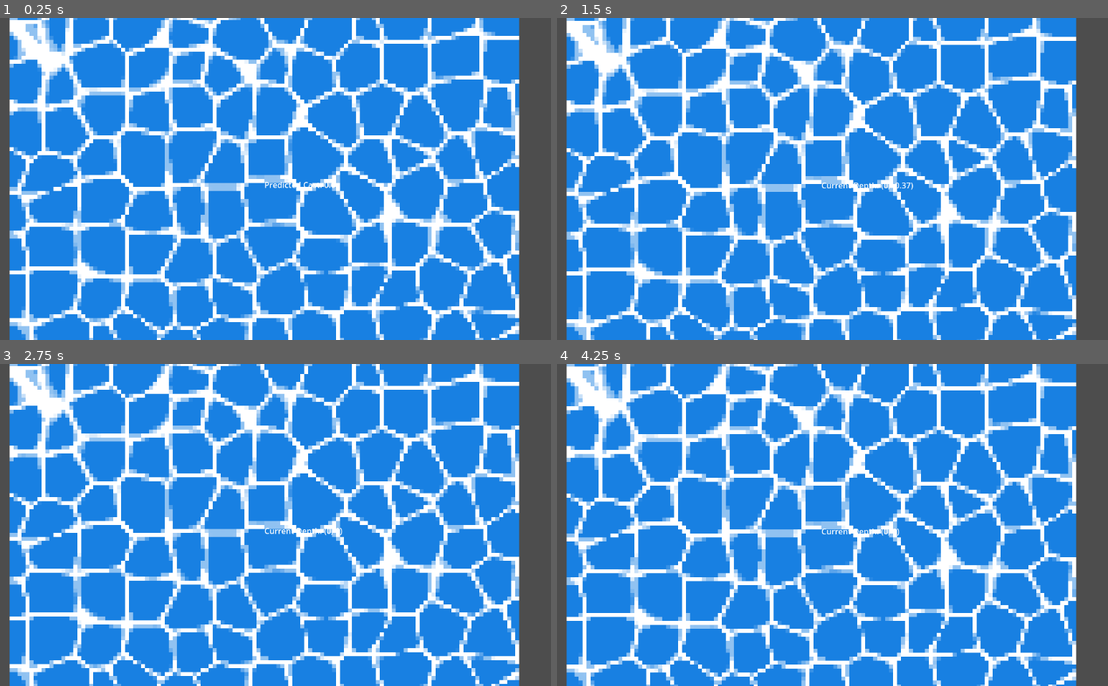
Above: before the commit, frames 1-4 (two rows, left to right).
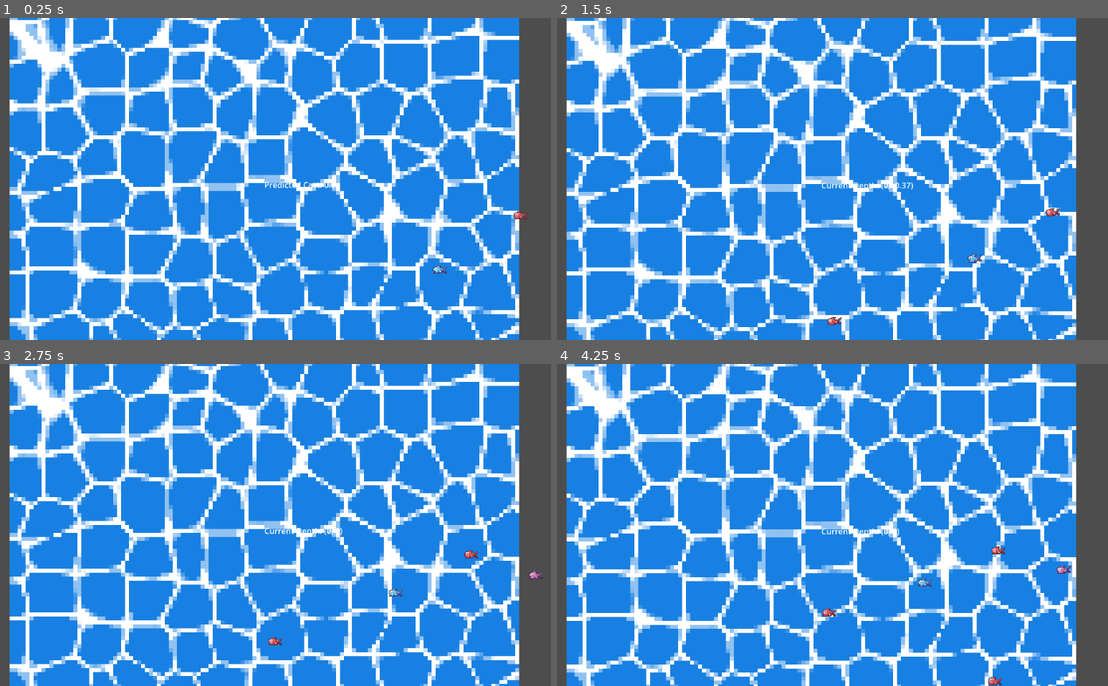
Above: after the commit, the same moments.

Repository: manspider-thatdev/fishing-game
Game: Godot game, scene res://scenes/main.tscn
Same seed, same stepped clock (60 frames per second), same inputs: the game is played once before the commit and once after it.
Inputs:
- Up to frame 1 (0.25 s): no input
- Up to frame 2 (1.5 s): hold D (right) 0.53-1.28 s; hold Space (space) 0.53-1.28 s; hold S (down) from 1.28 s (still down); tap Space (space) at 1.35 s
- Up to frame 3 (2.75 s): release S (down) at 2.03 s; hold D (right) from 2.03 s (still down); hold Space (space) from 2.03 s (still down)
- Up to frame 4 (4.25 s): release D (right) at 2.78 s; release Space (space) at 2.78 s; hold W (up) 2.78-3.53 s; tap Space (space) at 2.85 s; hold A (left) from 3.53 s (still down); hold Space (space) from 3.53 s (still down)

The runs differ from the first frame. In frame 1, 0.1% of the frame differs, in the area x 78-96%, y 60-80%; in frame 2, 0.2%; in frame 3, 0.2%; in frame 4, 0.3%, in the area x 48-94%, y 56-100%.
Error before the commit: Parse Error: Identifier "is_immortal" not declared in the current scope. (res://scripts/fish.gd:47)

Commit message:
Fish Spawn Gaming!!!

Diff:
--- /dev/null
+++ b/assets/data/fish/blue_fish_data.tres
@@ -0,0 +1,14 @@
+[gd_resource type="Resource" script_class="FishData" load_steps=3 format=3 uid="uid://8ehmcud63353"]
+
+[ext_resource type="Script" path="res://scripts/fish_data.gd" id="1_hlswo"]
+[ext_resource type="Texture2D" uid="uid://bhqnfhal0jicq" path="res://assets/2d/fish/FishBlue.png" id="2_2a0ng"]
+
+[resource]
+script = ExtResource("1_hlswo")
+is_immortal = false
+lifespan = 60.0
+time_until_move = 3.0
+move_speed = 40.0
+flee_wait = null
+texture2D = ExtResource("2_2a0ng")
+anim_frames = 2
--- /dev/null
+++ b/assets/data/fish/green_fish_data.tres
@@ -0,0 +1,14 @@
+[gd_resource type="Resource" script_class="FishData" load_steps=3 format=3 uid="uid://coxp52ggxwj3i"]
+
+[ext_resource type="Script" path="res://scripts/fish_data.gd" id="1_6166a"]
+[ext_resource type="Texture2D" uid="uid://cj08u2bep1s1y" path="res://assets/2d/fish/FishRed.png" id="2_kgaqi"]
+
+[resource]
+script = ExtResource("1_6166a")
+is_immortal = false
+lifespan = 60.0
+time_until_move = 3.0
+move_speed = 40.0
+flee_wait = null
+texture2D = ExtResource("2_kgaqi")
+anim_frames = 2
--- /dev/null
+++ b/assets/data/fish/purple_fish_data.tres
@@ -0,0 +1,14 @@
+[gd_resource type="Resource" script_class="FishData" load_steps=3 format=3 uid="uid://2ywgqrr8dymb"]
+
+[ext_resource type="Script" path="res://scripts/fish_data.gd" id="1_scj1i"]
+[ext_resource type="Texture2D" uid="uid://frleaet51m11" path="res://assets/2d/fish/FishPurple.png" id="2_phvaw"]
+
+[resource]
+script = ExtResource("1_scj1i")
+is_immortal = false
+lifespan = 60.0
+time_until_move = 3.0
+move_speed = 40.0
+flee_wait = null
+texture2D = ExtResource("2_phvaw")
+anim_frames = 2
--- /dev/null
+++ b/assets/data/fish/red_fish_data.tres
@@ -0,0 +1,14 @@
+[gd_resource type="Resource" script_class="FishData" load_steps=3 format=3 uid="uid://bmssy0lvpm8m4"]
+
+[ext_resource type="Script" path="res://scripts/fish_data.gd" id="1_pi6tm"]
+[ext_resource type="Texture2D" uid="uid://cj08u2bep1s1y" path="res://assets/2d/fish/FishRed.png" id="2_op2hr"]
+
+[resource]
+script = ExtResource("1_pi6tm")
+is_immortal = false
+lifespan = 60.0
+time_until_move = 3.0
+move_speed = 40.0
+flee_wait = null
+texture2D = ExtResource("2_op2hr")
+anim_frames = 2
--- /dev/null
+++ b/assets/data/fish/yellow_fish_data.tres
@@ -0,0 +1,14 @@
+[gd_resource type="Resource" script_class="FishData" load_steps=3 format=3 uid="uid://bglcqm51ufwp8"]
+
+[ext_resource type="Script" path="res://scripts/fish_data.gd" id="1_xwbn7"]
+[ext_resource type="Texture2D" uid="uid://c48tirw2ktbgb" path="res://assets/2d/fish/FishYellow.png" id="2_23cf5"]
+
+[resource]
+script = ExtResource("1_xwbn7")
+is_immortal = false
+lifespan = 60.0
+time_until_move = 3.0
+move_speed = 40.0
+flee_wait = null
+texture2D = ExtResource("2_23cf5")
+anim_frames = 2
--- a/scenes/fish.tscn
+++ b/scenes/fish.tscn
@@ -1,23 +1,56 @@
-[gd_scene load_steps=4 format=3 uid="uid://d0pr26bvwdmar"]
+[gd_scene load_steps=7 format=3 uid="uid://d0pr26bvwdmar"]
 
 [ext_resource type="Script" path="res://scripts/fish.gd" id="1_i6n2h"]
-[ext_resource type="Texture2D" uid="uid://du0do18imfgjb" path="res://assets/2d/placeholder fish/FishRed.png" id="1_lonme"]
+[ext_resource type="Texture2D" uid="uid://cj08u2bep1s1y" path="res://assets/2d/fish/FishRed.png" id="2_mw0ye"]
 
 [sub_resource type="CircleShape2D" id="CircleShape2D_3hwkf"]
 radius = 17.0294
+
+[sub_resource type="Animation" id="Animation_cam4x"]
+resource_name = "ROAM"
+length = 4.0
+tracks/0/type = "value"
+tracks/0/imported = false
+tracks/0/enabled = true
+tracks/0/path = NodePath("Sprite2D:frame")
+tracks/0/interp = 1
+tracks/0/loop_wrap = true
+tracks/0/keys = {
+"times": PackedFloat32Array(0, 1, 2, 3),
+"transitions": PackedFloat32Array(1, 1, 1, 1),
+"update": 1,
+"values": [0, 1, 0, 1]
+}
+
+[sub_resource type="Animation" id="Animation_6x275"]
+length = 0.001
+tracks/0/type = "value"
+tracks/0/imported = false
+tracks/0/enabled = true
+tracks/0/path = NodePath("Sprite2D:frame")
+tracks/0/interp = 1
+tracks/0/loop_wrap = true
+tracks/0/keys = {
+"times": PackedFloat32Array(0),
+"transitions": PackedFloat32Array(1),
+"update": 1,
+"values": [0]
+}
+
+[sub_resource type="AnimationLibrary" id="AnimationLibrary_eitlv"]
+_data = {
+"RESET": SubResource("Animation_6x275"),
+"ROAM": SubResource("Animation_cam4x")
+}
 
 [node name="Fish" type="Area2D"]
 collision_layer = 8
 collision_mask = 7
 script = ExtResource("1_i6n2h")
-is_immortal = true
-lifespan = null
-time_until_move = null
-move_speed = null
 
 [node name="Sprite2D" type="Sprite2D" parent="."]
-texture = ExtResource("1_lonme")
-offset = Vector2(-5, 16)
+texture = ExtResource("2_mw0ye")
+hframes = 2
 
 [node name="CollisionShape2D" type="CollisionShape2D" parent="."]
 shape = SubResource("CircleShape2D_3hwkf")
@@ -32,6 +65,11 @@
 
 [node name="Fleeing" type="Timer" parent="Timers"]
 
+[node name="AnimationPlayer" type="AnimationPlayer" parent="."]
+libraries = {
+"": SubResource("AnimationLibrary_eitlv")
+}
+
 [connection signal="timeout" from="Timers/Lifespan" to="." method="_on_lifespan_timeout"]
 [connection signal="timeout" from="Timers/Movement" to="." method="_on_move_timeout"]
 [connection signal="timeout" from="Timers/Fleeing" to="." method="_on_fleeing_timeout"]
--- a/scenes/main.tscn
+++ b/scenes/main.tscn
@@ -1,15 +1,22 @@
-[gd_scene load_steps=4 format=3 uid="uid://cxns4l7xchmcv"]
+[gd_scene load_steps=10 format=3 uid="uid://cxns4l7xchmcv"]
 
 [ext_resource type="PackedScene" uid="uid://cjy642yatxidm" path="res://scenes/bobber.tscn" id="1_pr8x7"]
 [ext_resource type="Script" path="res://scripts/fish_parent.gd" id="2_wj0nw"]
 [ext_resource type="PackedScene" uid="uid://cwscpvynsuxme" path="res://scenes/ocean.tscn" id="3_3r3hx"]
+[ext_resource type="Script" path="res://scripts/fish_data.gd" id="3_trnot"]
+[ext_resource type="Resource" uid="uid://bmssy0lvpm8m4" path="res://assets/data/fish/red_fish_data.tres" id="4_xpbyi"]
+[ext_resource type="Resource" uid="uid://8ehmcud63353" path="res://assets/data/fish/blue_fish_data.tres" id="5_uvikw"]
+[ext_resource type="Resource" uid="uid://coxp52ggxwj3i" path="res://assets/data/fish/green_fish_data.tres" id="6_ybffd"]
+[ext_resource type="Resource" uid="uid://2ywgqrr8dymb" path="res://assets/data/fish/purple_fish_data.tres" id="7_42t70"]
+[ext_resource type="Resource" uid="uid://bglcqm51ufwp8" path="res://assets/data/fish/yellow_fish_data.tres" id="8_fer5s"]
 
 [node name="Main" type="Node2D"]
 
 [node name="Bobber" parent="." instance=ExtResource("1_pr8x7")]
 collision_mask = 1
 
-[node name="FishParent" type="Node2D" parent="."]
+[node name="FishParent" type="Node" parent="."]
 script = ExtResource("2_wj0nw")
+FishDatas = Array[ExtResource("3_trnot")]([ExtResource("4_xpbyi"), ExtResource("5_uvikw"), ExtResource("6_ybffd"), ExtResource("7_42t70"), ExtResource("8_fer5s")])
 
 [node name="Ocean" parent="." instance=ExtResource("3_3r3hx")]
--- a/scripts/fish.gd
+++ b/scripts/fish.gd
@@ -3,101 +3,97 @@
 
 enum FishStates {ROAM, SEEK, HOOK, FLEE}
 var fish_state: FishStates = FishStates.ROAM
-
-class FishData: # for instantiation
-	var is_immortal: bool = false
-	var lifespan: float = 60.0
-	var time_until_move: float = 3.0
-	var move_speed: float = 40.0
-	var flee_wait: float = time_until_move
-	var texture2D: Texture2D = preload("res://assets/2d/placeholder fish/FishRed.png")
-
-var fish_data: FishData
+var fish_data: FishData = FishData.new() # see: fish_data.gd, usually should change w/ set_values() below
 var rng := RandomNumberGenerator.new()
 
-@onready var screensize: Vector2 = get_viewport().get_visible_rect().size
+@onready var screensize: Vector2 = get_viewport().size
+@onready var sprite: Sprite2D = $Sprite2D
+@onready var anim_player: AnimationPlayer = $AnimationPlayer
 @onready var life_timer: Timer = $Timers/Lifespan
 @onready var move_timer: Timer = $Timers/Movement
 @onready var flee_timer: Timer = $Timers/Fleeing
-@onready var idle_target: Node2D = $TargetPos # typed as Node2D to allow swapping for bobber later
-@onready var sprite: Sprite2D = $Sprite2D
-@onready var current_target: Node2D = idle_target
+@onready var idle_target: Node2D = $TargetPos
+@onready var current_target: Node2D = idle_target # typed as Node2D to allow swapping for bobber
 var target_position:
 	get():
+		sprite.flip_h = true if (current_target.position - position).x < 0 else false
 		return current_target.position
+
+# Update the FishData class in fish_data.gd to add more parameters
+func set_values(start_position: Vector2, data: FishData):
+	fish_data = data
+	position = start_position
 
 # Called when the node enters the scene tree for the first time.
 func _ready() -> void:
+	assert(fish_data, "[fish_data] is null.")
 	sprite.texture = fish_data.texture2D
-	new_target()
+	new_idle_target()
 	move_timer.start(fish_data.time_until_move)
 	if fish_data.is_immortal == false:
 		life_timer.start(fish_data.lifespan)
 
-# Sets the values of the fish instance. Update the FishData class above for more needed parameters
-func set_values(new_position: Vector2, new_data: FishData = FishData.new()):
-	fish_data.is_immortal = new_data.is_immortal
-	fish_data.lifespan = new_data.lifespan
-	fish_data.time_until_move = new_data.time_until_move
-	fish_data.move_speed = new_data.move_speed
-	position = new_position
-
 # Called every frame. 'delta' is the elapsed time since the previous frame.
 func _process(delta: float) -> void:
-	if life_timer.time_left == 0 and !is_immortal:
-		if fish_state != FishStates.SEEK && fish_state != FishStates.HOOK:
-			queue_free()
+	match fish_state:
+		FishStates.HOOK:
+			anim_player.play("ROAM", -1, 4)
+		FishStates.ROAM:
+			if life_timer.time_left == 0 and !fish_data.is_immortal:
+				queue_free()
+			anim_player.play("ROAM")
+		FishStates.SEEK:
+			anim_player.play("ROAM", -1, 1.25)
+		FishStates.FLEE:
+			if life_timer.time_left == 0 and !fish_data.is_immortal:
+				queue_free()
+			anim_player.play("ROAM", -1, 2)
 
-func set_target(pos: Vector2) -> void:
-	idle_target.position = pos
-
-func new_target() -> void:
+func new_idle_target() -> Node2D:
 	var direction := Vector2(rng.randf_range(-1, 1), rng.randf_range(-1, 1))
-	var potential := time_until_move * move_speed
+	var potential := fish_data.time_until_move * fish_data.move_speed
 	var magnitude := rng.randf_range(0, potential) # adds variety by not always going max-distance
 	var t_pos := direction * magnitude
 	# Out-of-bounds Checking/Handling
 	t_pos = t_pos.clamp(Vector2.ZERO, screensize)
 	idle_target.position = t_pos
-
+	print("Fish wants to move to: %s" % target_position)
+	return idle_target
 
 func _physics_process(delta: float) -> void:
 	match fish_state:
 		FishStates.HOOK: # Presumably do nothing while QTEs go off
 			pass
 		FishStates.ROAM:
-			position = position.move_toward(target_position, move_speed * delta)
-		FishStates.SEEK: # Pursuing the bobber actively
-			position = position.move_toward(target_position, move_speed * delta)
-		FishStates.FLEE: # When startled, possibly tied to a signal from the bobber?
-			position = position.move_toward(target_position, -move_speed * delta)
-
+			position = position.move_toward(target_position, fish_data.move_speed * delta)
+		FishStates.SEEK: # Pursuing the bobber actively, see _on_bobber_move() below
+			position = position.move_toward(target_position, fish_data.move_speed * delta)
+		FishStates.FLEE: # When startled, see _on_bobber_move() below
+			position = position.move_toward(target_position, -fish_data.move_speed * delta)
 
 func _on_lifespan_timeout() -> void:
 	if fish_data.is_immortal:
 		life_timer.start(fish_data.lifespan)
-	elif fish_state != FishStates.SEEK && fish_state != FishStates.HOOK:
+	elif fish_state != FishStates.SEEK and fish_state != FishStates.HOOK:
 		queue_free()
 
-
 func _on_move_timeout() -> void:
-	new_target()
-	print("Fish wants to move to:")
-	print(current_target.position)
+	new_idle_target()
 
 func _on_fleeing_timeout() -> void:
-	new_target()
+	current_target = new_idle_target()
 	fish_state = FishStates.ROAM
-	current_target = idle_target
+	move_timer.paused = false
 
-# Future Signals Probably
+# Bobber Interactions
 func _on_catch() -> void: # When entering nearest bobber range and biting
 	fish_state = FishStates.HOOK
 
-func _on_bobber_move(bobber: Node2D, isScared: bool) -> void: # Check for Interest or Startle
+func _on_bobber_move(bobber: Node2D, isScared: bool) -> void: # Called by bobber.gd
 	current_target = bobber
 	if !isScared:
 		fish_state = FishStates.SEEK
 	elif isScared:
 		fish_state = FishStates.FLEE
+		move_timer.paused = true
 		flee_timer.start(fish_data.flee_wait)
--- /dev/null
+++ b/scripts/fish_data.gd
@@ -0,0 +1,10 @@
+extends Resource
+class_name FishData
+
+@export var is_immortal: bool = false
+@export var lifespan: float = 60.0
+@export var time_until_move: float = 3.0
+@export var move_speed: float = 40.0
+@export var flee_wait: float = time_until_move
+@export var texture2D: Texture2D = preload("res://assets/2d/fish/FishRed.png")
+@export var anim_frames: int = 2
--- a/scripts/fish_parent.gd
+++ b/scripts/fish_parent.gd
@@ -2,15 +2,17 @@
 
 var rng := RandomNumberGenerator.new()
 var fish_scene = preload("res://scenes/fish.tscn")
+@export var FishDatas: Array[FishData] # add in editor UI
 
 @onready var time_since_last_check = 0;
-@onready var screen_size: Vector2 = get_viewport().get_visible_rect().size
+@onready var screensize: Vector2 = get_viewport().size
 
 # Potentially unnecessary since get_child_count() exists.
 #@onready var fish_count = 0
 
-const FISH_CAP = 5
-const TIME_BETWEEN_CHECKS = 0.05
+# I changed these to exports for when we make new stages - Watson
+@export var FISH_CAP = 5
+@export var TIME_BETWEEN_CHECKS = 0.05
 
 # @onready var generic_red_fish = load("res://assets/2d/placeholder fish/FishRed.png")
 
@@ -18,11 +20,9 @@
 func _ready() -> void:
 	rng.randomize()
 
-
 # Called every frame. 'delta' is the elapsed time since the previous frame.
 func _process(delta: float) -> void:
 	time_since_last_check += delta
-	# Check if fish cap has been met each interval.
 	if(time_since_last_check >= TIME_BETWEEN_CHECKS):
 		time_since_last_check = 0
 		if(get_child_count() < FISH_CAP):
@@ -31,7 +31,6 @@
 # Spawns a fish at a random location.
 func spawn_fish():
 	var new_fish = fish_scene.instantiate()
-	new_fish.screensize = 0
+	var pos := Vector2(rng.randf_range(0, screensize.x), rng.randf_range(0, screensize.y))
+	new_fish.set_values(pos, FishDatas.pick_random())
 	add_child(new_fish)
-	var initial_position: Vector2 = Vector2(random.randf_range(0, screen_size.x), random.randf_range(0, screen_size.y))
-	new_fish.set_initial_values(false, 60, 3, 40, initial_position, generic_red_fish)
Not shown, added: scenes/mai6748.tmp
